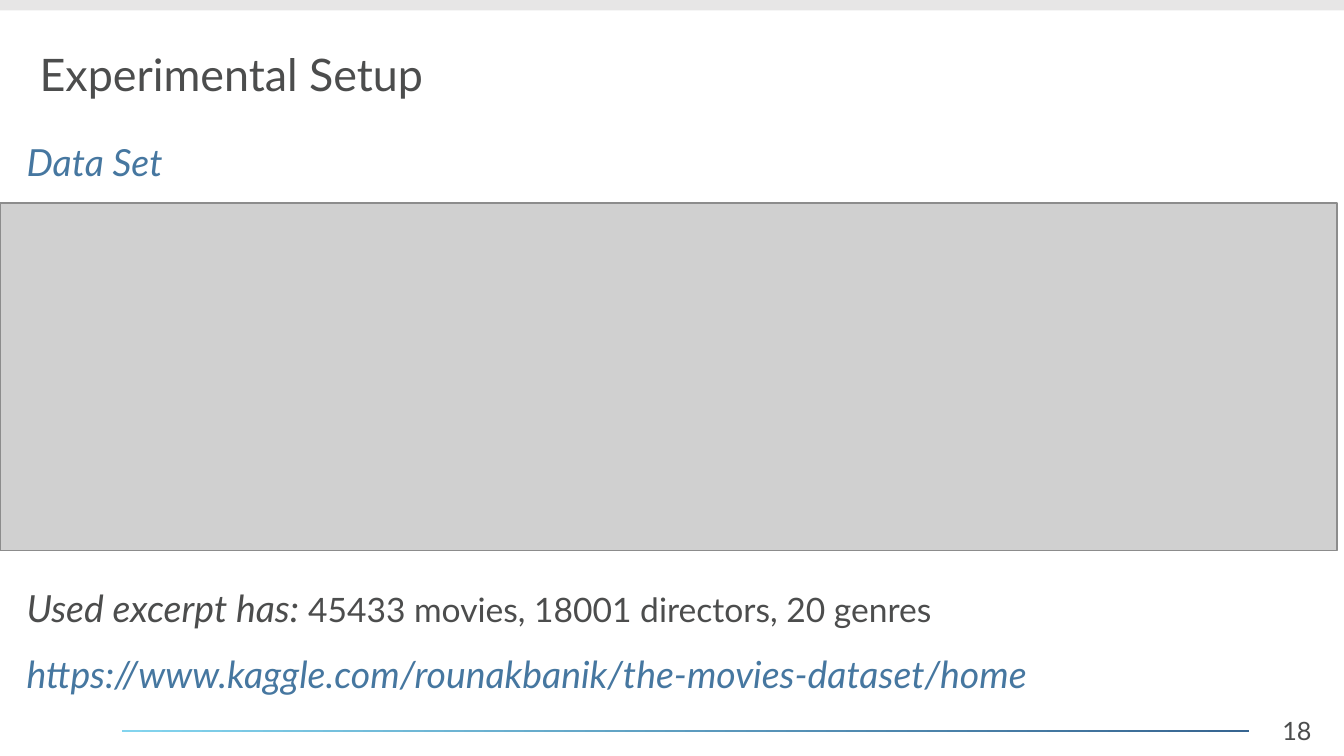
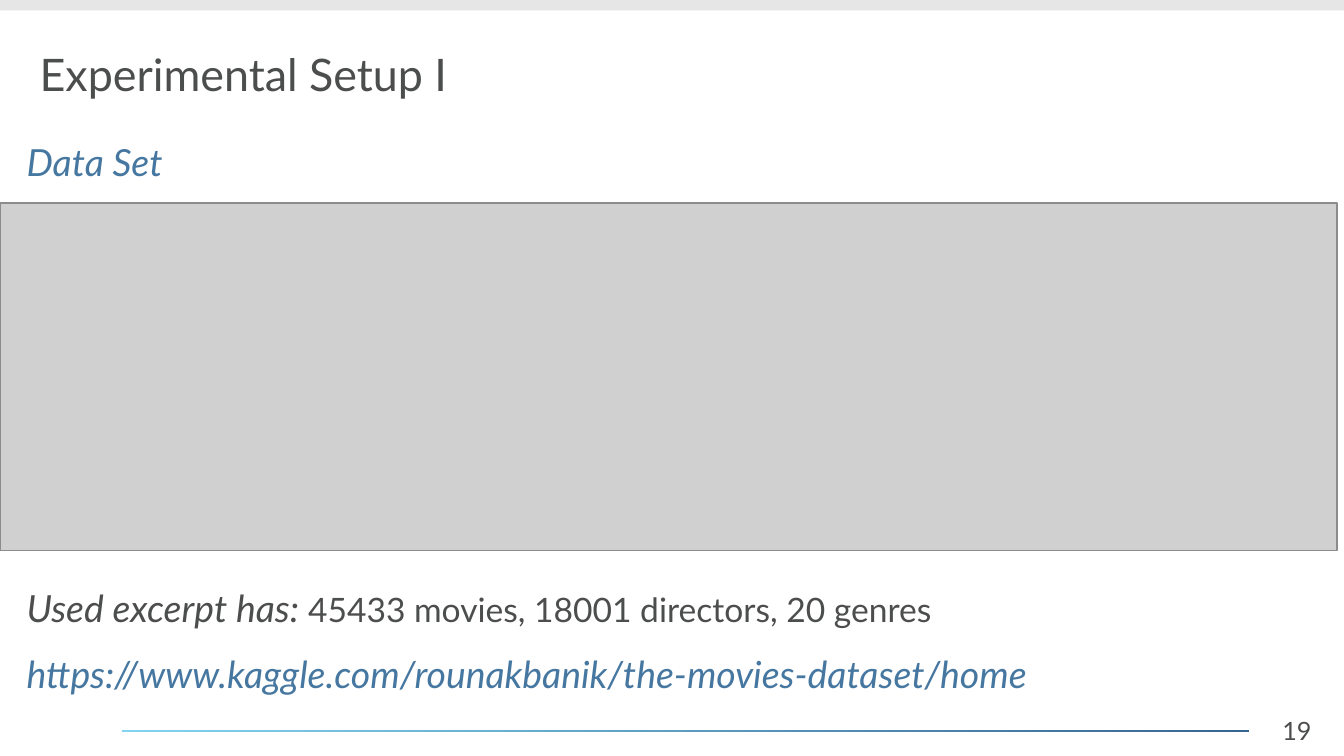
Before and after one commit to daelmo/DB2GraphGenerator, a slide deck: slide 19 of presentation/Analyse_eines_Forschungsthemas.odp (slide 18 before the commit). Drawn at 1344x756 pixels with LibreOffice and Linux fonts; fonts in the diff are those of the drawing; grey boxes stand for pictures; background and template pictures are left out. Boxes give left, top, right and bottom in pixels: in the first picture for what was removed or moved away, otherwise in the second. Text is boxed around its words. In the diff, an @@ line names an element or a change of style, - is before the commit and + after.

```diff
--- a/presentation/Analyse_eines_Forschungsthemas.odp
+++ b/presentation/Analyse_eines_Forschungsthemas.odp
@@ title at bbox=[40, 58, 447, 99]: text changed @@
-Experimental Setup
+Experimental Setup I
@@ page number at bbox=[1282, 722, 1311, 740]: text changed @@
-18
+19
```
Also in this commit, not shown: 27 other slides changed, 3 slides added, 1 slide removed, 1 other file.
